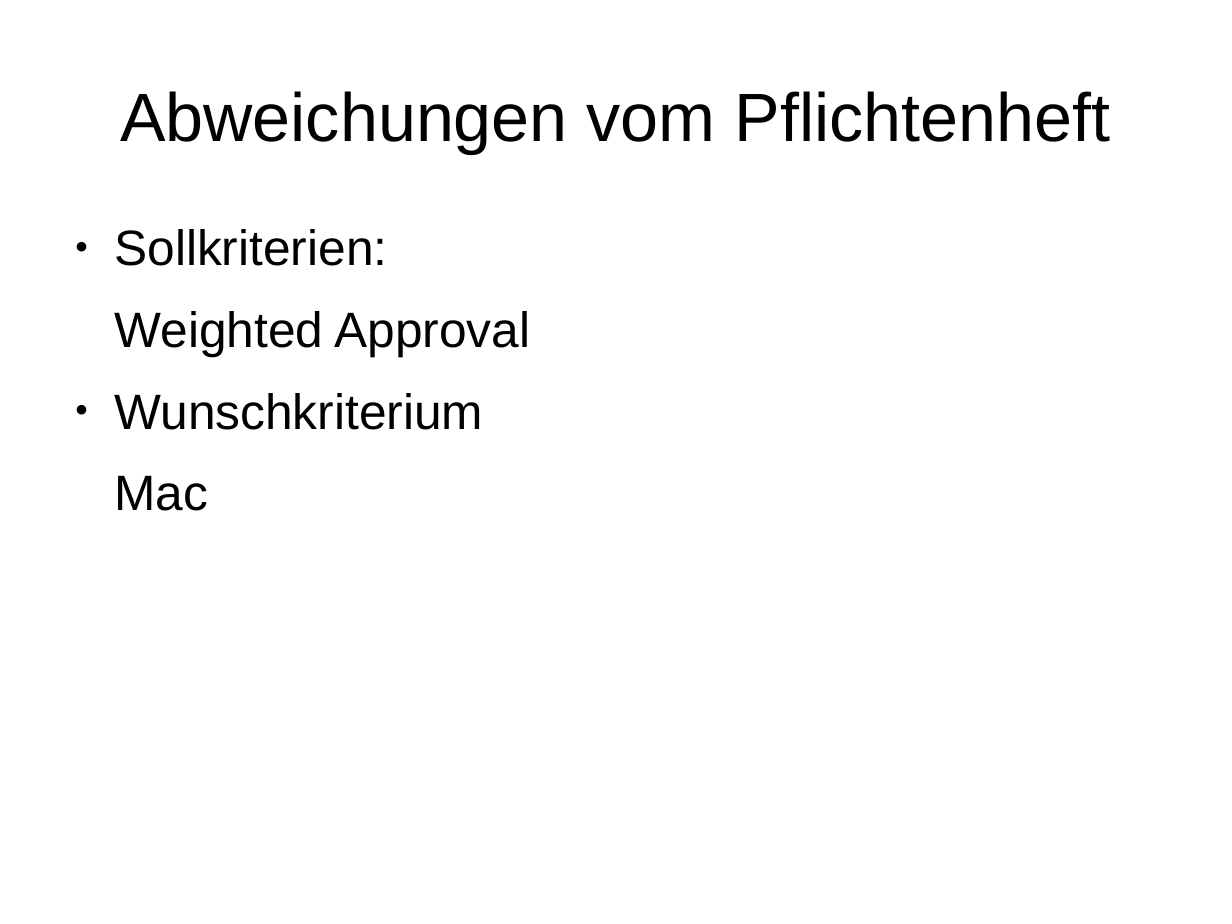
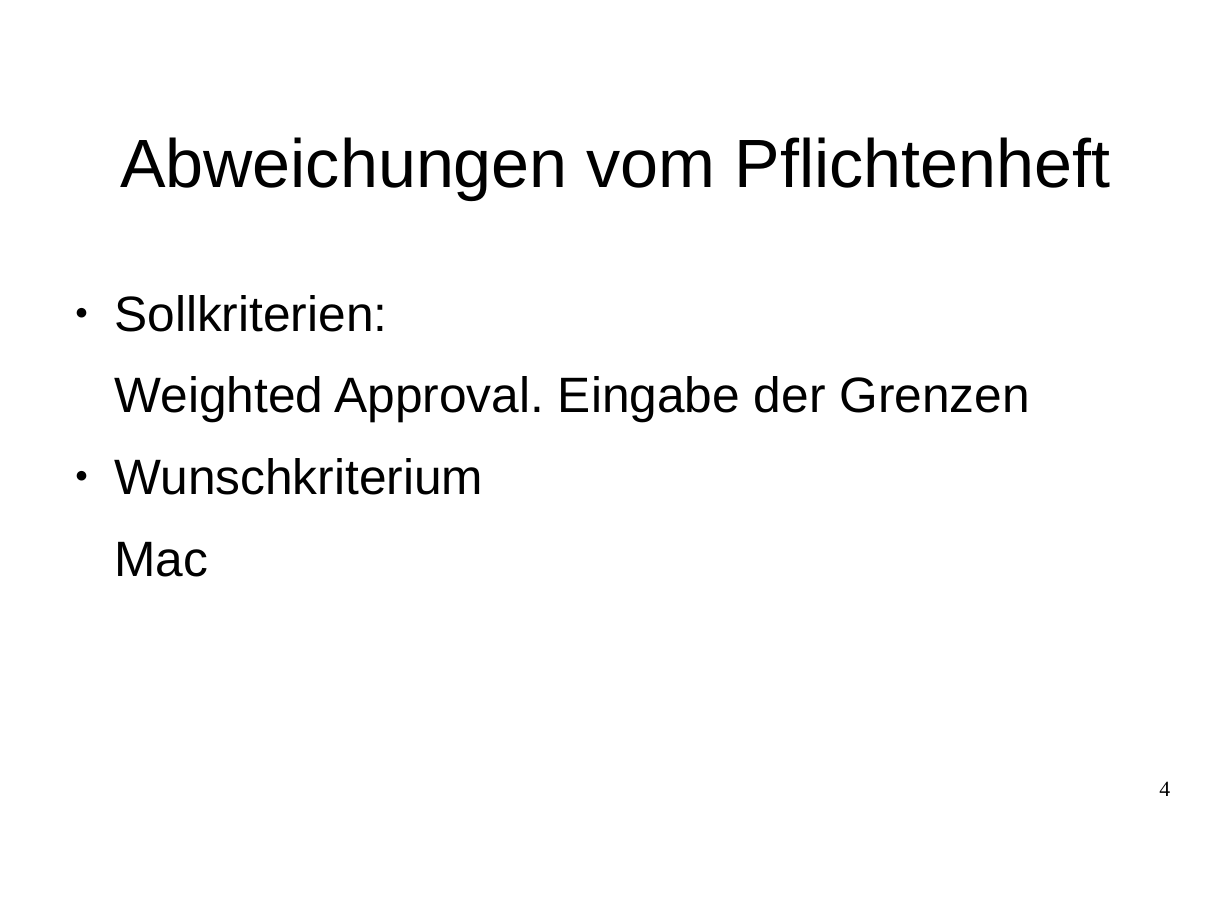
Before and after one commit to justin-hecht/pse-wahlverfahren, a slide deck: slide 4 of Implementierung/Präsentation/Präsentation.odp. Drawn at 1232x924 pixels with LibreOffice and Linux fonts; fonts in the diff are those of the drawing; background and template pictures are left out. Boxes give left, top, right and bottom in pixels: in the first picture for what was removed or moved away, otherwise in the second. Text is boxed around its words. In the diff, an @@ line names an element or a change of style, - is before the commit and + after.

Commit message:
updated presentation
updated presentation

```diff
--- a/Implementierung/Präsentation/Präsentation.odp
+++ b/Implementierung/Präsentation/Präsentation.odp
@@ title "Abweichungen vom Pflichtenheft" moved from (x1=120, y1=91, x2=1110, y2=153) to (x1=120, y1=137, x2=1110, y2=200) @@
@@ text "Sollkriterien:" moved from (x1=114, y1=229, x2=530, y2=511) to (x1=114, y1=295, x2=1029, y2=577) @@
@@ text at (x1=114, y1=376, x2=1029, y2=422): text changed @@
-Weighted Approval
+Weighted Approval. Eingabe der Grenzen
@@ page number added at (x1=1159, y1=781, x2=1170, y2=796), 14 pt, text #000000 @@
+4
```
Also in this commit, not shown: 10 other slides changed, 5 slides added, 3 slides removed, 3 other files.
